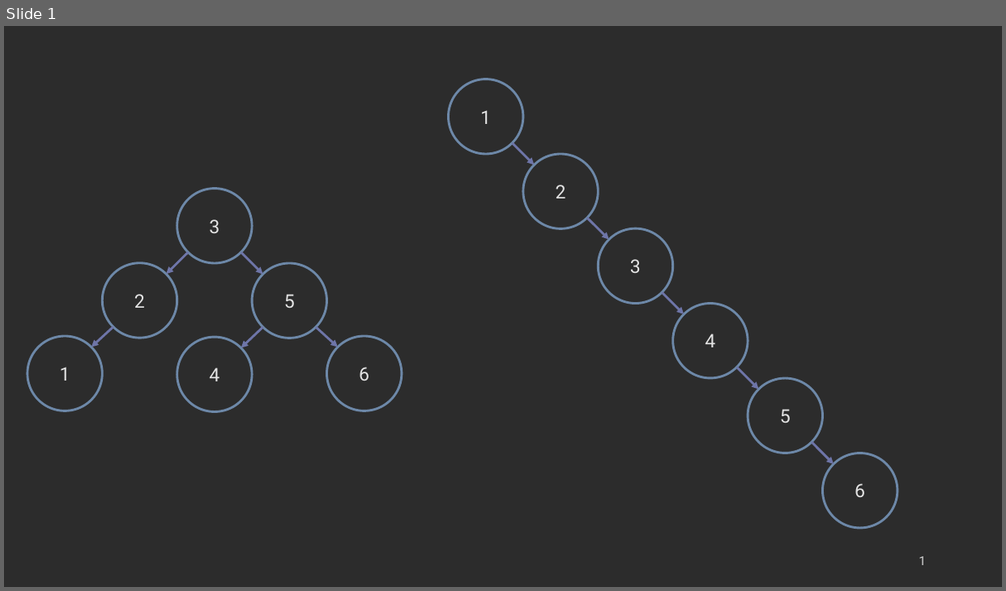
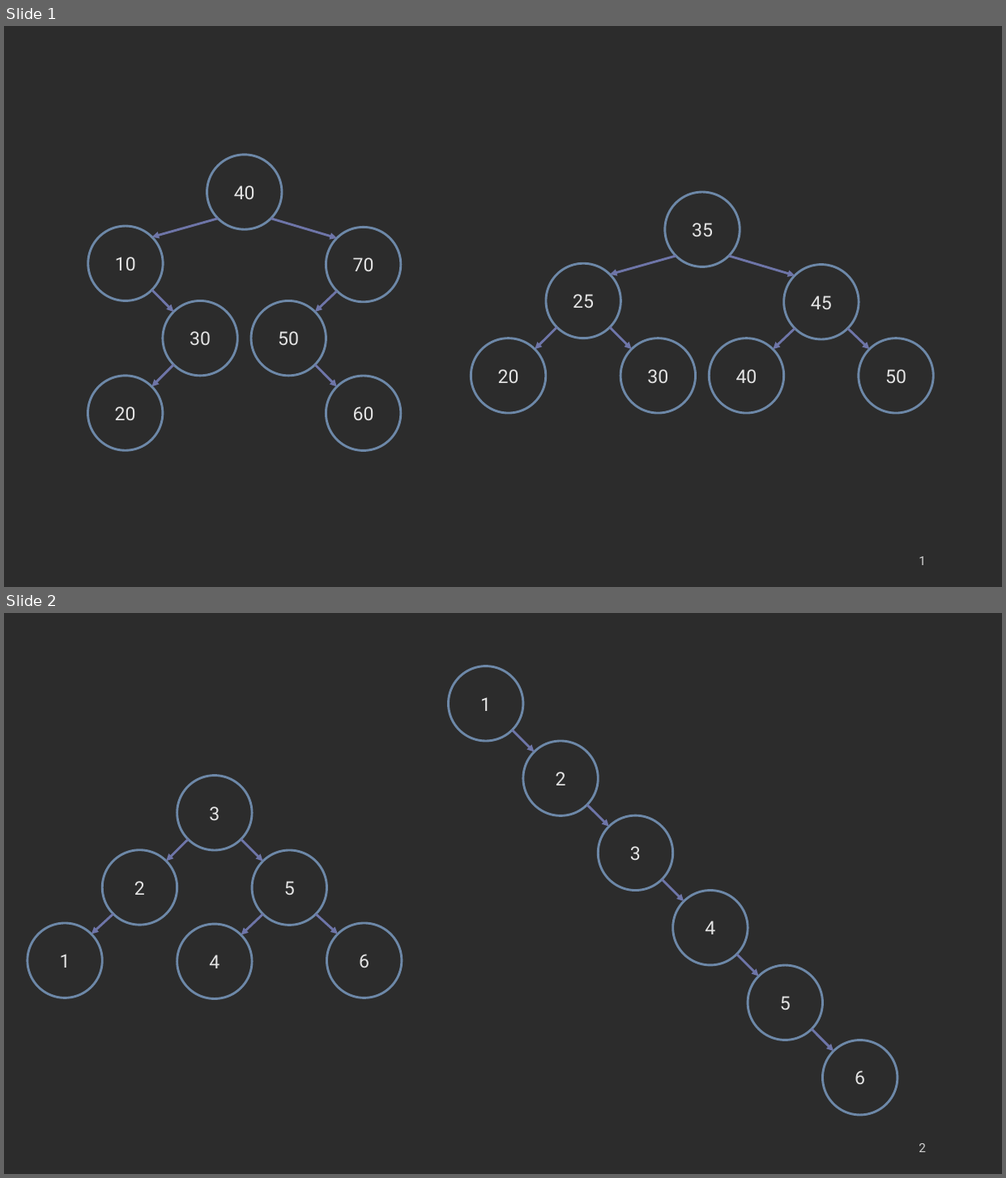
Before and after one commit to COP3530/edugator-content, a slide deck: trees/binary-search-trees/images-ppt.pptx. Shown one above the other, each under a label of ours: slide 1 before the commit, slides 1 and 2 after it. The pictures are 1006x591 and 1006x1178 pixels, drawn with LibreOffice and Linux fonts; fonts in the diff are those of the drawing. Boxes give left, top, right and bottom in pixels: in the first picture for what was removed or moved away, otherwise in the second. Text is boxed around its words. In the diff, an @@ line names an element or a change of style, - is before the commit and + after.

```diff
--- a/trees/binary-search-trees/images-ppt.pptx
+++ b/trees/binary-search-trees/images-ppt.pptx
@@ slide 1 added at box(4, 26, 1002, 587), background #2C2C2C @@
@@ ellipse added at box(206, 155, 282, 229), outline #6D88A8 2.25 pt, 18 pt, text #E4E4E4 @@
+40
@@ ellipse added at box(665, 192, 740, 267), outline #6D88A8 2.25 pt, 18 pt, text #E4E4E4 @@
+35
@@ arrow added from (218, 219) to (152, 237), #6E75A8 2.25 pt @@
@@ arrow added from (271, 219) to (337, 238), #6E75A8 2.25 pt @@
@@ ellipse added at box(88, 226, 163, 301), outline #6D88A8 2.25 pt, 18 pt, text #E4E4E4 @@
+10
@@ ellipse added at box(326, 228, 401, 302), outline #6D88A8 2.25 pt, 18 pt, text #E4E4E4 @@
+70
@@ ellipse added at box(546, 263, 621, 338), outline #6D88A8 2.25 pt, 18 pt, text #E4E4E4 @@
+25
@@ arrow added from (676, 256) to (610, 275), #6E75A8 2.25 pt @@
@@ arrow added from (729, 256) to (795, 276), #6E75A8 2.25 pt @@
@@ ellipse added at box(784, 265, 859, 339), outline #6D88A8 2.25 pt, 18 pt, text #E4E4E4 @@
+45
@@ arrow added from (152, 290) to (174, 312), #6E75A8 2.25 pt @@
@@ arrow added from (337, 291) to (315, 312), #6E75A8 2.25 pt @@
@@ ellipse added at box(163, 301, 237, 376), outline #6D88A8 2.25 pt, 18 pt, text #E4E4E4 @@
+30
@@ ellipse added at box(251, 301, 326, 376), outline #6D88A8 2.25 pt, 18 pt, text #E4E4E4 @@
+50
@@ ellipse added at box(471, 338, 546, 413), outline #6D88A8 2.25 pt, 18 pt, text #E4E4E4 @@
+20
@@ arrow added from (557, 327) to (535, 349), #6E75A8 2.25 pt @@
@@ arrow added from (610, 327) to (632, 349), #6E75A8 2.25 pt @@
@@ ellipse added at box(621, 338, 696, 413), outline #6D88A8 2.25 pt, 18 pt, text #E4E4E4 @@
+30
@@ ellipse added at box(710, 338, 784, 413), outline #6D88A8 2.25 pt, 18 pt, text #E4E4E4 @@
+40
@@ arrow added from (795, 328) to (773, 349), #6E75A8 2.25 pt @@
@@ arrow added from (848, 328) to (869, 349), #6E75A8 2.25 pt @@
@@ ellipse added at box(859, 338, 934, 413), outline #6D88A8 2.25 pt, 18 pt, text #E4E4E4 @@
+50
@@ arrow added from (174, 365) to (151, 386), #6E75A8 2.25 pt @@
@@ arrow added from (315, 365) to (337, 386), #6E75A8 2.25 pt @@
@@ ellipse added at box(88, 376, 163, 450), outline #6D88A8 2.25 pt, 18 pt, text #E4E4E4 @@
+20
@@ ellipse added at box(326, 377, 401, 451), outline #6D88A8 2.25 pt, 18 pt, text #E4E4E4 @@
+60
@@ page number added at box(918, 557, 926, 565), 12 pt, text #D1D1D1 @@
+1
@@ what was slide 1 is now slide 2 @@
@@ page number at box(918, 1144, 926, 1152): text changed @@
-1
+2
```
Also in this commit, not shown: 3 other files.
